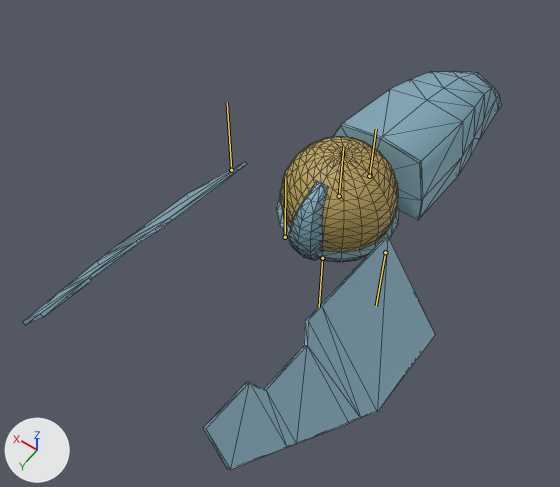
One commit to the FBX model Work/Unreal/ParticleRush/Import/Final/Rush_E/Anims/animmesh_Rush_idle.fbx: the scene before it, then after it.
The view is the same before and after, from a 50 mm lens placed at (-0.84, 1.73, 2.03), pointed at (0.14, 0.35, -0.13). Lighting does not change. The marker at lower left points along +X, +Y and +Z. The bones that bend it are drawn over the model as lines. Mesh edges are drawn as thin lines.

The first picture shows 'engine_geo', 'harness_luck_geo', 'lefte_wing_geo', 'prticle_sphere_geo', 'right_wing_geo', 'wing_supportColumn_geo'.
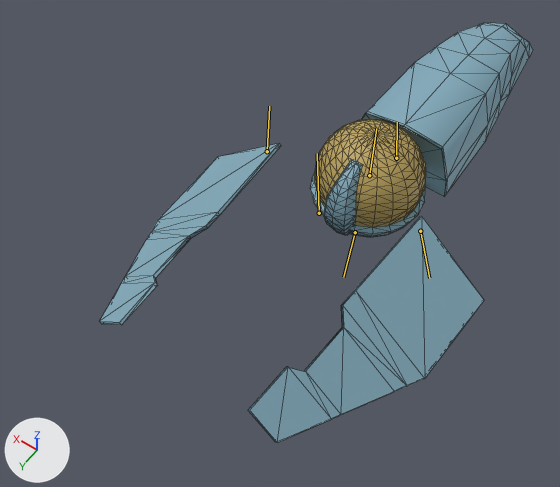
The newer file adds an action. The first version stands in its rest pose; the second is drawn at frame 33 of the action 'animmesh_Rush_idle'.

Pixel boxes [x1, y1, x2, y2] of what changed, in the pictures (560 x 487 px):
'lefte_wing_geo', posed
    before: [203, 237, 435, 469]
    after: [248, 216, 484, 442]
'engine_geo', posed (17% taller)
    before: [333, 71, 502, 220]
    after: [361, 23, 533, 197]
'prticle_sphere_geo', posed (7% shorter)
    before: [280, 136, 399, 252]
    after: [314, 119, 426, 227]
'right_wing_geo', posed (19% narrower, 12% taller)
    before: [23, 162, 247, 325]
    after: [99, 143, 281, 325]
'wing_supportColumn_geo', posed
    before: [289, 182, 328, 260]
    after: [324, 160, 362, 235]
'harness_luck_geo', posed
    before: [277, 196, 399, 262]
    after: [310, 174, 425, 237]
bone 'root', root to tip
    before: (339, 196) to (343, 147)
    after: (369, 175) to (376, 128)
bone 'right_wing', root to tip
    before: (285, 237) to (285, 178)
    after: (319, 213) to (317, 153)
bone 'right_wing_tip', root to tip
    before: (231, 170) to (227, 102)
    after: (267, 151) to (269, 106)
bone 'engine_orient', root to tip
    before: (369, 176) to (376, 129)
    after: (396, 158) to (397, 122)
bone 'lefte_wing', root to tip
    before: (322, 258) to (319, 307)
    after: (355, 232) to (343, 277)
bone 'lefte_wing_tip', root to tip
    before: (385, 252) to (376, 306)
    after: (420, 231) to (429, 278)

What changed in the scene script:
```text
Change bone_root:
    where bone_root = bpy.data.objects['rush_grp'].pose.bones['root']
    bone_root.location: (0.0, 0.0, 0.0) -> (0.0, -8.1, 21.0)
Change bone_right_wing:
    where bone_right_wing = bpy.data.objects['rush_grp'].pose.bones['right_wing']  # child of 'root'
    bone_right_wing.rotation_quaternion: (1.0, 0.0, 0.0, 0.0) -> (0.999, 0.0, 0.0, -0.043)  # degrees (0, 0, 0) -> degrees (0, 0, -5)
Change bone_right_wing_tip:
    where bone_right_wing_tip = bpy.data.objects['rush_grp'].pose.bones['right_wing_tip']  # child of 'right_wing'
    bone_right_wing_tip.rotation_quaternion: (1.0, 0.0, 0.0, 0.0) -> (0.986, -0.099, 0.013, 0.134)  # degrees (0, 0, 0) -> degrees (-11, 3, 15)
Change bone_engine_orient:
    where bone_engine_orient = bpy.data.objects['rush_grp'].pose.bones['engine_orient']  # child of 'root'
    bone_engine_orient.rotation_quaternion: (1.0, 0.0, 0.0, 0.0) -> (0.993, -0.116, 0.0, 0.0)  # degrees (0, 0, 0) -> degrees (-13, 0, 0)
Change bone_lefte_wing:
    where bone_lefte_wing = bpy.data.objects['rush_grp'].pose.bones['lefte_wing']  # child of 'root'
    bone_lefte_wing.rotation_quaternion: (1.0, 0.0, 0.0, 0.0) -> (0.999, 0.0, 0.0, -0.043)  # degrees (0, 0, 0) -> degrees (0, 0, -5)
Change bone_lefte_wing_tip:
    where bone_lefte_wing_tip = bpy.data.objects['rush_grp'].pose.bones['lefte_wing_tip']  # child of 'lefte_wing'
    bone_lefte_wing_tip.rotation_quaternion: (1.0, 0.0, 0.0, 0.0) -> (0.986, -0.099, 0.013, 0.134)  # degrees (0, 0, 0) -> degrees (-11, 3, 15)
```
